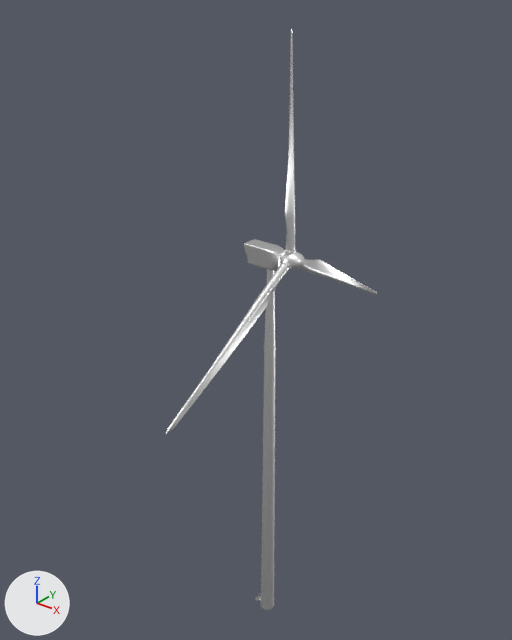
The Blender file 6_BLENDER/WTG-1.blend, before and after one commit.
Both versions are drawn from a 50 mm camera at (98.0, -127.2, 177.9) aimed at (-5.4, 2.1, 97.8). Arrows for +X, +Y and +Z are at lower left; the lights stay in place. The picture after the commit comes second.

Objects in the first picture: 'Blades', 'Blades_3', 'Blades_4', 'Nacella hatch', 'Tower' and 1 more.
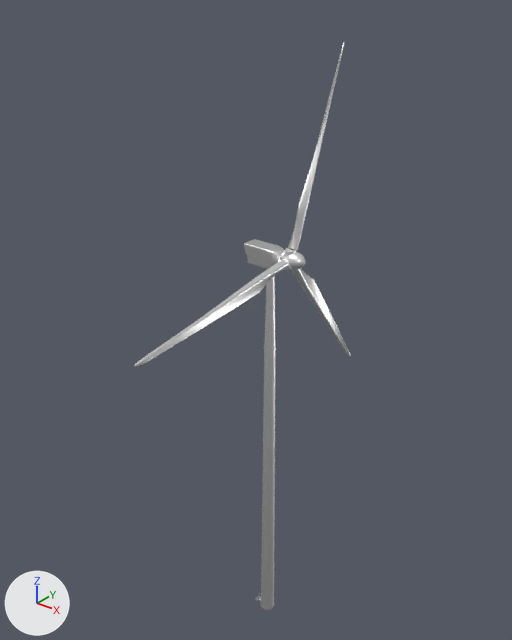
Where the change shows, as pixel boxes [x1, y1, x2, y2] in the pictures (512 x 640 px; the box of a moved part takes in the faces that stretch with it):
'Blades_4', reshaped, moved, turned
    before: [301, 259, 377, 295]
    after: [134, 42, 351, 367]
'Blades_3', deleted
    before: [166, 264, 289, 434]
'Blades', deleted
    before: [285, 29, 295, 251]
part 1 of me_blades_4, moved or reshaped (not visible afterwards)
    before: [302, 267, 333, 279]
part 2 of me_blades_4, moved or reshaped
    before: [305, 260, 312, 267]
    after: [293, 220, 303, 248]
part 3 of me_blades_4, moved or reshaped (not visible before)
    after: [289, 42, 344, 245]
part 4 of me_blades_4, moved or reshaped
    before: [307, 266, 333, 278]
    after: [301, 171, 316, 234]
part 5 of me_blades_4, moved or reshaped
    before: [306, 259, 376, 292]
    after: [295, 55, 342, 233]
part 6 of me_blades_4, moved or reshaped
    before: [312, 264, 334, 277]
    after: [299, 170, 315, 221]
part 7 of me_blades_4, moved or reshaped
    before: [333, 277, 354, 286]
    after: [315, 117, 328, 171]
part 8 of me_blades_4, moved or reshaped
    before: [334, 273, 355, 285]
    after: [312, 115, 328, 170]
part 9 of me_blades_4, deleted
    before: [354, 281, 377, 294]
part 10 of me_blades_4, added
    after: [134, 259, 351, 367]
part 11 of me_blades_4, added
    after: [326, 42, 345, 116]

Diff of the bpy script that builds the scene:
```diff
--- a/6_BLENDER/WTG-1.blend.py
+++ b/6_BLENDER/WTG-1.blend.py
@@ me_blades_4 @@
 # used by ob_blades_4; parent = ob_blade_01; location = (0.0, 0.0, 0.0)
-me_blades_4.from_pydata(...)  # 321 vertices, 124 faces; spans x 3.6..46.7, y 92.5..116.9, z 4.0..6.4
+me_blades_4.from_pydata(...)  # 963 vertices, 372 faces; spans x -43.6..44.8, y -26.7..51.0, z -1.2..1.1
+# me_blades_4 part 1: the loose piece of 14 vertices spanning x 3.7..20.5, y 106.1..115.4, z 5.4..6.2 is moved by (-2.0, -117.1, -5.2)
+# me_blades_4 part 2: the loose piece of 8 vertices spanning x 4.6..10.7, y 112.6..116.6, z 5.4..6.4 is moved by (-2.0, -117.1, -5.2)
+# me_blades_4 part 3: the loose piece of 25 vertices spanning x 4.6..46.7, y 92.7..116.6, z 4.0..5.5 is moved by (-2.0, -117.1, -5.2)
+# me_blades_4 part 4: the loose piece of 8 vertices spanning x 7.4..20.7, y 106.3..114.0, z 5.7..6.3 is moved by (-2.0, -117.1, -5.2)
+# me_blades_4 part 5: the loose piece of 19 vertices spanning x 7.9..45.7, y 93.7..115.0, z 5.3..5.8 is moved by (-2.0, -117.1, -5.2)
+# me_blades_4 part 6: the loose piece of 6 vertices spanning x 10.2..21.3, y 106.7..113.4, z 5.5..6.0 is moved by (-2.0, -117.1, -5.2)
+# me_blades_4 part 7: the loose piece of 4 vertices spanning x 20.5..31.9, y 100.3..106.7, z 5.4..5.8 is moved by (-2.0, -117.1, -5.2)
+# me_blades_4 part 8: the loose piece of 4 vertices spanning x 20.7..32.3, y 100.6..107.7, z 5.5..5.8 is moved by (-2.0, -117.1, -5.2)
+# me_blades_4 part 9: 13 loose pieces with 70 vertices, spanning x 3.6..46.7, y 92.5..116.9, z 4.0..6.4, are deleted
+# me_blades_4 part 10: 654 vertices added at x -43.6..2.8, y -26.7..51.0, z -1.2..1.1
+# me_blades_4 part 11: 58 vertices added at x 29.8..44.8, y -24.6..-15.3, z -0.5..0.6
+# other edits to the shape of me_blades_4 do not show in these pictures
 me_blades_4.materials.append(mat_white)
@@ ob_blades_4 @@
 ob_blades_4.parent = ob_blade_01
-ob_blades_4.location = (0.0, 0.0, 0.0)
+ob_blades_4.location = (1.951, 117.1, 5.204)
+ob_blades_4.rotation_euler = (0.0, 0.0, 1.683)  # degrees (0, 0, 96)
@@ ob_blades_3 @@
-ob_blades_3 = bpy.data.objects.new('Blades_3', me_blades_3)
-ob_blades_3.parent = ob_blade_02
-ob_blades_3.location = (0.0, 0.0, 0.0)
@@ ob_blades @@
-ob_blades = bpy.data.objects.new('Blades', me_blades)
-ob_blades.parent = ob_blade_03
-ob_blades.location = (0.0, 0.0, 0.0)
```
